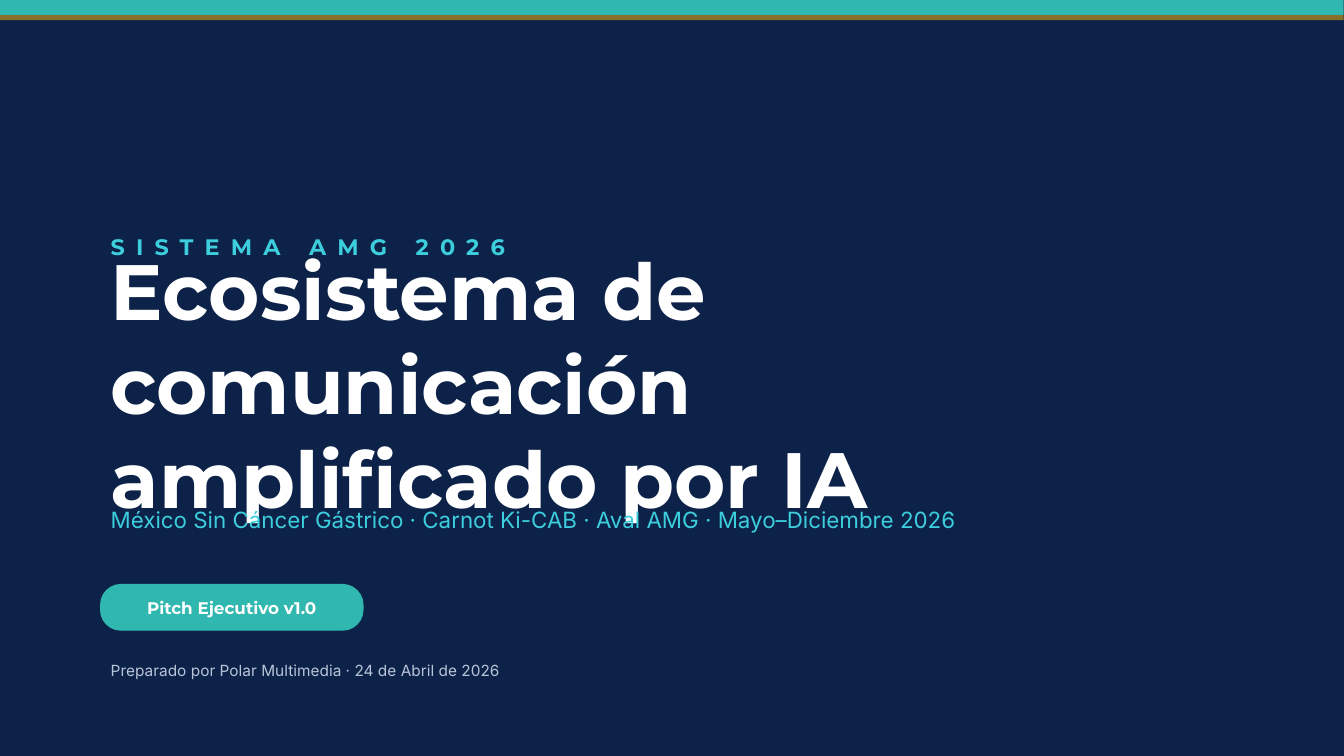
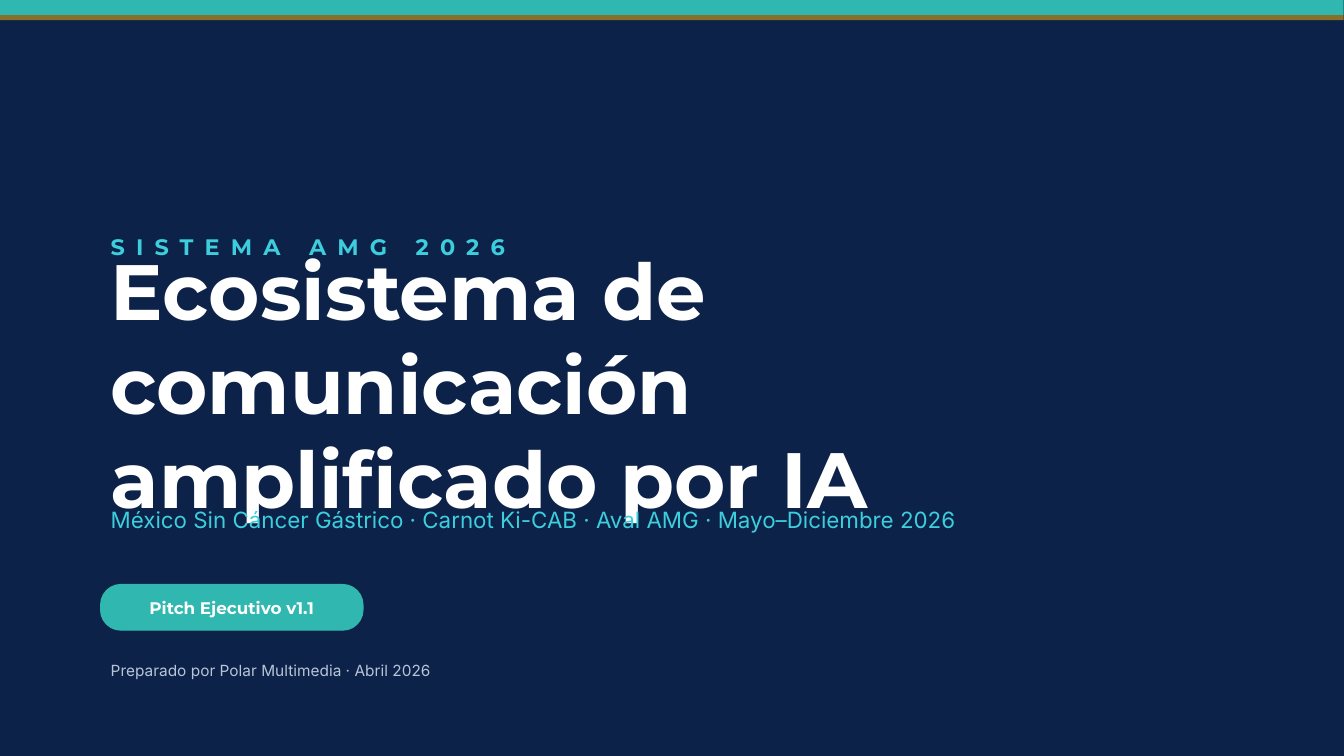
Before and after one commit to polar-multimedia/amg-pylori-hub, a slide deck: slide 1 of Pitch_Ejecutivo_AMG_2026.pptx. Drawn at 1344x756 pixels with LibreOffice and Linux fonts; fonts in the diff are those of the drawing. Boxes give left, top, right and bottom in pixels: in the first picture for what was removed or moved away, otherwise in the second. Text is boxed around its words. In the diff, an @@ line names an element or a change of style, - is before the commit and + after.

```diff
--- a/Pitch_Ejecutivo_AMG_2026.pptx
+++ b/Pitch_Ejecutivo_AMG_2026.pptx
@@ text at (149,601,314,618): text changed @@
-Pitch Ejecutivo v1.0
+Pitch Ejecutivo v1.1
@@ text at (111,664,430,679): text changed @@
-Preparado por Polar Multimedia · 24 de Abril de 2026
+Preparado por Polar Multimedia · Abril 2026
```
Also in this commit, not shown: 8 other slides changed, 1 slide added, 1 slide removed, 1 other file.
